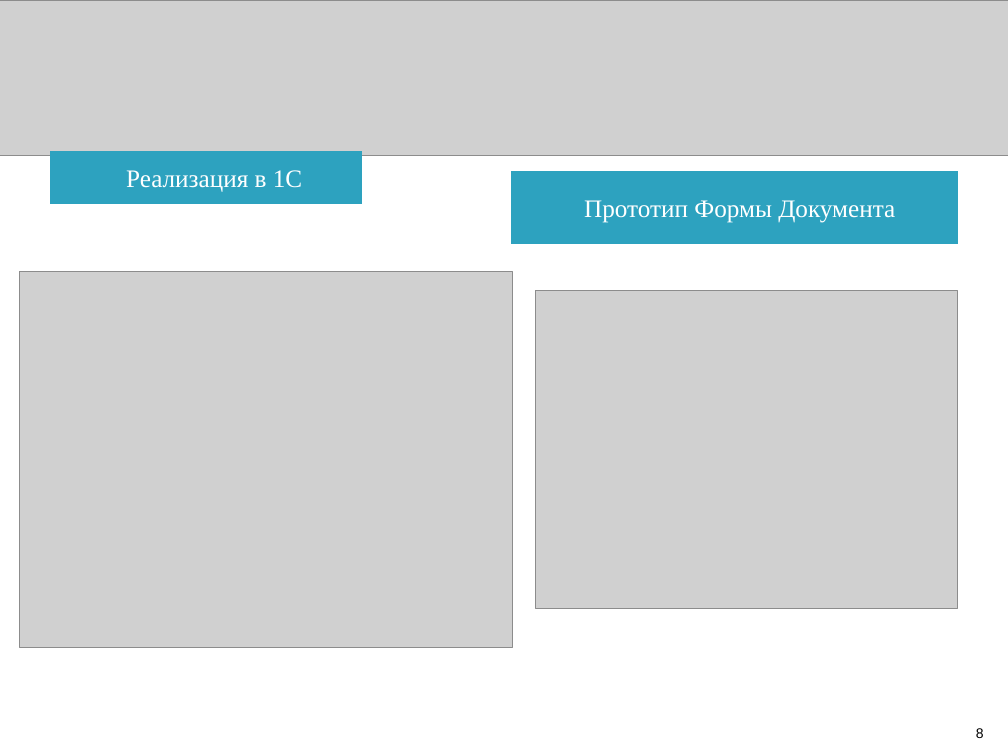
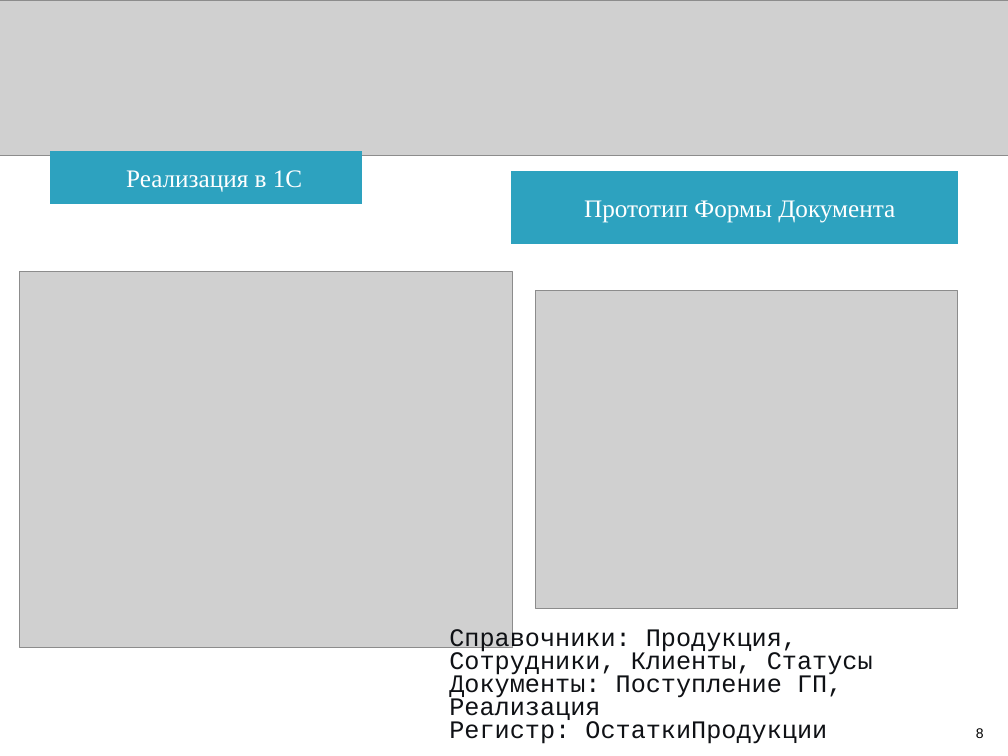
Before and after one commit to Artemghr/-, a slide deck: slide 8 of Презентация к Курсовой Работе.ppt. Drawn at 1008x756 pixels with LibreOffice and Linux fonts; fonts in the diff are those of the drawing; grey boxes stand for pictures; background and template pictures are left out. Boxes give left, top, right and bottom in pixels: in the first picture for what was removed or moved away, otherwise in the second. Text is boxed around its words. In the diff, an @@ line names an element or a change of style, - is before the commit and + after.

```diff
--- a/Презентация к Курсовой Работе.ppt
+++ b/Презентация к Курсовой Работе.ppt
@@ text added at [449, 627, 873, 744], 18 pt, text #0F1115 @@
+Справочники: Продукция, Сотрудники, Клиенты, Статусы
+Документы: Поступление ГП, Реализация
+Регистр: ОстаткиПродукции
```
Also in this commit, not shown: 4 other slides changed.
